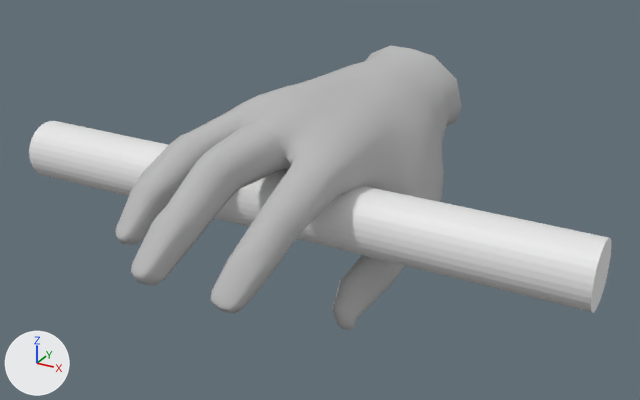
What one commit did to the Blender file Blender/hands.blend.
Camera for both pictures: a 50 mm camera at (0.158, -0.341, 0.184) aimed at (-0.025, -0.008, 0.018). The axes (+X, +Y, +Z) are drawn at lower left. The lights are the same throughout.

The older version as bpy lines, for what is in view:
```python
me_cylinder = bpy.data.meshes.new('Cylinder')
me_cylinder.from_pydata(...)  # 64 vertices, 34 faces; spans x -0.142..0.142, y -0.047..0.047, z -0.015..0.015
me_mesh = bpy.data.meshes.new('Mesh')
me_mesh.from_pydata(...)  # 841 vertices, 1678 faces; spans x -9.9..2.3, y -2.7..7.3, z -8.7..10.9
me_mesh.materials.append(mat_generic_hmd_lambert2sg)  # its picture is missing
me_mesh_002 = bpy.data.meshes.new('Mesh.002')
me_mesh_002.from_pydata(...)  # 841 vertices, 1678 faces; spans x -9.9..2.3, y -2.7..7.3, z -8.7..10.9
me_mesh_002.materials.append(mat_generic_hmd_lambert2sg)  # its picture is missing
ob_cylinder = bpy.data.objects.new('Cylinder', me_cylinder)
ob_cylinder.location = (-0.0347, -0.0258, 0.0215)
ob_cylinder.rotation_euler = (0.0, 0.0, -0.235)  # degrees (0, 0, -13)
ob_hands_lhand = bpy.data.objects.new('hands:LHand', me_mesh)
ob_hands_lhand.location = (0.0, 0.0, 0.0)
ob_hands_lhand.rotation_euler = (-1.571, 0.0, 0.0)  # degrees (-90, 0, 0)
ob_hands_lhand.scale = (-0.01, -0.01, -0.01)
ob_hands_lhand.hide_set(True)  # its collection is switched off
ob_hands_rhand = bpy.data.objects.new('hands:Rhand', me_mesh)
ob_hands_rhand.location = (0.0, 0.0, 0.0)
ob_hands_rhand.rotation_euler = (1.571, 0.0, 0.0)  # degrees (90, 0, 0)
ob_hands_rhand.scale = (0.01, 0.01, 0.01)
ob_hands_rhand.hide_set(True)  # its collection is switched off
ob_hands_rhand_001 = bpy.data.objects.new('hands:Rhand.001', me_mesh_002)
ob_hands_rhand_001.location = (0.0, 0.0, 0.0)
ob_hands_rhand_001.rotation_euler = (1.571, 0.0, 0.0)  # degrees (90, 0, 0)
ob_hands_rhand_001.scale = (0.01, 0.01, 0.01)
```
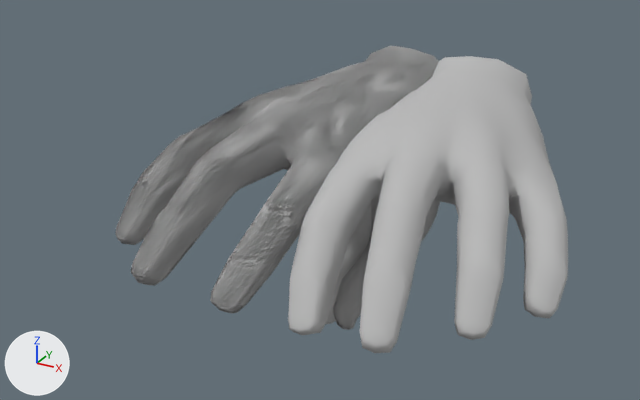
The change, as JSON lines over the scene's bpy script:
```json
{"op": "add", "block": "ob_cylinder", "code": "ob_cylinder.hide_set(True)"}
{"op": "remove", "block": "ob_hands_rhand", "code": "ob_hands_rhand.hide_set(True)  # its collection is switched off"}
{"op": "remove", "block": "ob_hands_lhand", "code": "ob_hands_lhand.hide_set(True)  # its collection is switched off"}
```

Location of each change, (x1, y1, x2, y2) in pixels of the pictures (640 x 400 px):
```json
{"object": "hands:LHand", "change": "shown", "after": [288, 56, 568, 353]}
{"object": "Cylinder", "change": "hidden", "before": [29, 121, 611, 313]}
{"object": "hands:Rhand", "change": "shown", "after": [115, 46, 440, 330]}
{"object": "hands:Rhand.001", "change": "unchanged, covered by the edit", "before": [115, 46, 461, 330], "after": [116, 46, 440, 330]}
```
